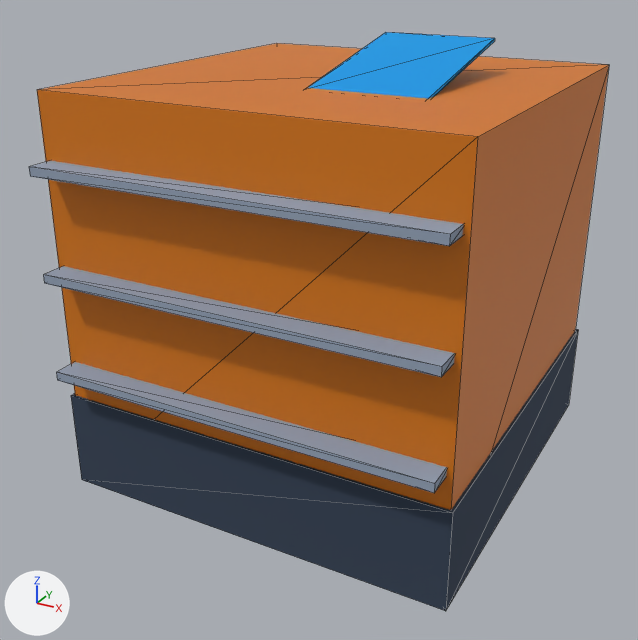
What one commit did to the glTF model public/assets/models/buildings/bld_mixed_use_01.glb.
Before and after are seen from a 50 mm lens placed at (13.7, -26.9, 18.4), pointed at (-0.2, -1.5, 5.7). Lighting does not change. The marker at lower left points along +X, +Y and +Z. The older version comes first. Mesh edges are drawn as thin lines. Where no turn or scale is listed for an object, it has been applied to the vertices. Vertices at exactly the same position are counted once.
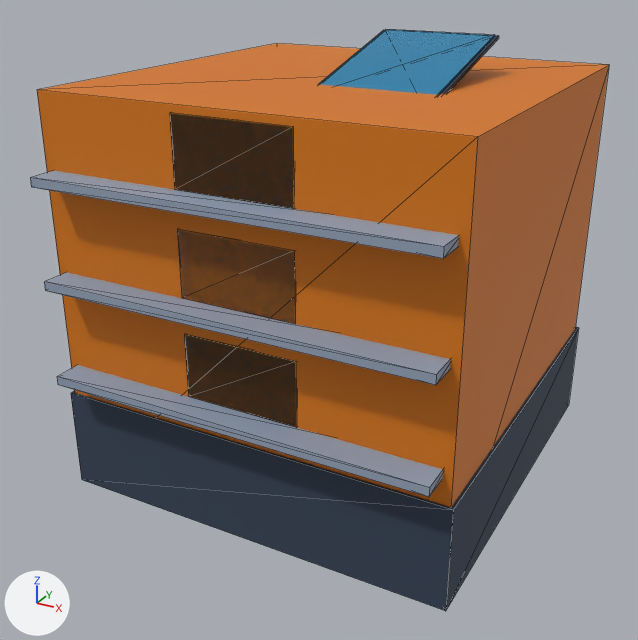
Where the newer file only moved an object's origin or applied its transform, the numbers keep the older frame.

Pixel boxes [x1, y1, x2, y2] of what changed, in the pictures (638 x 640 px):
'Mesh_1', moved
    before: [71, 329, 578, 611]
    after: [71, 327, 578, 611]
'Mesh_4', surface changed, recoloured, moved, rescaled (6% narrower, 33% taller)
    before: [29, 161, 464, 246]
    after: [44, 272, 451, 385]
'Mesh_3', recoloured, surface changed, moved, rescaled (72% narrower, 15% shorter)
    before: [43, 266, 455, 377]
    after: [184, 334, 297, 428]
'Mesh_5', recoloured, surface changed, reshaped (37% narrower, 38% taller)
    before: [308, 32, 495, 99]
    after: [177, 230, 295, 323]
'Mesh_2', surface changed, rescaled
    before: [56, 362, 447, 493]
    after: [57, 365, 443, 497]
'Mesh_6', added
    after: [30, 171, 459, 259]
'Mesh_9', added
    after: [319, 29, 495, 95]
'Mesh_7', added
    after: [170, 113, 294, 209]
'Mesh_8', added
    after: [320, 30, 499, 94]

Edits to the bpy script that builds the scene:
```text
Change mat_material_2:
    mat_material_2.roughness: 1.0 -> 0.7
Change mat_material_3:
    mat_material_3.base_color: (0.296, 0.366, 0.479) -> (0.0395, 0.509, 0.939)  # greyish blue #94a3b8 -> blue #38bdf8
    mat_material_3.roughness: 1.0 -> 0.15
    mat_material_3.metallic: 0.0 -> 0.85
    mat_material_3.alpha: 1.0 -> 0.8
Change mat_material_4:
    mat_material_4.base_color: (0.296, 0.366, 0.479) -> (0.063, 0.0908, 0.141)  # greyish blue #94a3b8 -> dark blue #475569
    mat_material_4.roughness: 1.0 -> 0.3
    mat_material_4.metallic: 0.0 -> 0.7
Change me_mesh_1:
    remove me_mesh_1.from_pydata(...)  # 8 vertices, 12 faces; spans x -7.1..7.1, y -7.1..7.1, z -1.75..1.75
    add me_mesh_1.from_pydata(...)  # 8 vertices, 12 faces; spans x -7.1..7.1, y -7.1..7.1, z -1.75..1.85
    me_mesh_1 part 1: the whole mesh is scaled about its middle by (1, 1, 1.03), then moved by (0.0, 0.0, 0.05)
Change me_mesh_2:
    remove me_mesh_2.from_pydata(...)  # 8 vertices, 12 faces; spans x -6.8..6.8, y -0.6..0.6, z -0.15..0.15
    add me_mesh_2.from_pydata(...)  # 8 vertices, 12 faces; spans x -6.7..6.7, y -0.7..0.7, z -0.15..0.15
    me_mesh_2 part 2: the whole mesh is scaled about its middle by (0.985, 1.17, 1)
Change me_mesh_3:
    remove me_mesh_3.from_pydata(...)  # 8 vertices, 12 faces; spans x -6.8..6.8, y -0.6..0.6, z -0.15..0.15
    add me_mesh_3.from_pydata(...)  # 8 vertices, 12 faces; spans x -2.0..2.0, y -0.05..0.05, z -1.1..1.1
    me_mesh_3 part 3: the whole mesh is scaled about its middle by (0.294, 0.0833, 7.33)
Change me_mesh_4:
    remove me_mesh_4.from_pydata(...)  # 8 vertices, 12 faces; spans x -6.8..6.8, y -0.6..0.6, z -0.15..0.15
    remove me_mesh_4.materials.append(mat_material_4)  # greyish blue #94a3b8
    add me_mesh_4.from_pydata(...)  # 8 vertices, 12 faces; spans x -6.7..6.7, y -0.7..0.7, z -0.15..0.15
    me_mesh_4 part 4: the whole mesh is scaled about its middle by (0.985, 1.17, 1)
    add me_mesh_4.materials.append(mat_material_2)  # greyish blue #94a3b8
Change me_mesh_5:
    remove me_mesh_5.from_pydata(...)  # 8 vertices, 12 faces; spans x -2.0..2.0, y -2.95..2.95, z -0.65..0.65
    remove me_mesh_5.materials.append(mat_material_5)  # blue #38bdf8
    add me_mesh_5.from_pydata(...)  # 8 vertices, 12 faces; spans x -4.0..0.0, y -7.0..-6.9, z -6.35..-4.15
    me_mesh_5 part 5
    me_mesh_5.vertices[0].co: (2.0, -2.95, -0.55) -> (0.0, -7.0, -4.15)  # not seen -> pixel (294, 250)
    me_mesh_5.vertices[1].co: (2.0, 2.93, 0.65) -> (0.0, -6.9, -4.15)  # pixel (494, 38) -> not seen
    me_mesh_5.vertices[2].co: (2.0, -2.93, -0.65) -> (0.0, -7.0, -6.35)  # not seen -> pixel (295, 324)
    me_mesh_5.vertices[3].co: (2.0, 2.95, 0.55) -> (0.0, -6.9, -6.35)  # pixel (494, 41) -> not seen
    me_mesh_5.vertices[4].co: (-2.0, 2.93, 0.65) -> (-4.0, -6.9, -4.15)  # pixel (385, 32) -> not seen
    me_mesh_5.vertices[5].co: (-2.0, -2.95, -0.55) -> (-4.0, -7.0, -4.15)  # not seen -> pixel (177, 229)
    me_mesh_5.vertices[6].co: (-2.0, 2.95, 0.55) -> (-4.0, -6.9, -6.35)
    me_mesh_5.vertices[7].co: (-2.0, -2.93, -0.65) -> (-4.0, -7.0, -6.35)  # not seen -> pixel (181, 298)
    add me_mesh_5.materials.append(mat_material_3)  # blue #38bdf8
Add me_mesh_9:
    me_mesh_9.from_pydata([(2.0, -2.91, -0.72), (2.0, 2.9, 0.77), (2.0, -2.9, -0.77), (2.0, 2.91, 0.72), (-2.0, 2.9, 0.77), (-2.0, -2.91, -0.72), (-2.0, 2.91, 0.72), (-2.0, -2.9, -0.77)], [], [(0, 2, 1), (2, 3, 1), (4, 6, 5), (6, 7, 5), (4, 5, 1), (5, 0, 1), (7, 6, 2), (6, 3, 2), (5, 7, 0), (7, 2, 0), (1, 3, 4), (3, 6, 4)])
    me_mesh_9.materials.append(mat_material_3)  # blue #38bdf8
Add me_mesh_8:
    me_mesh_8.from_pydata([(2.1, -3.02, -0.72), (2.1, 2.99, 0.82), (2.1, -2.99, -0.82), (2.1, 3.02, 0.72), (-2.1, 2.99, 0.82), (-2.1, -3.02, -0.72), (-2.1, 3.02, 0.72), (-2.1, -2.99, -0.82)], [], [(0, 2, 1), (2, 3, 1), (4, 6, 5), (6, 7, 5), (4, 5, 1), (5, 0, 1), (7, 6, 2), (6, 3, 2), (5, 7, 0), (7, 2, 0), (1, 3, 4), (3, 6, 4)])
    me_mesh_8.materials.append(mat_material_4)  # dark blue #475569
Change ob_mesh_2:
    ob_mesh_2.location: (0.0, -7.3, 4.7) -> (0.0, -7.3, 4.6)
Change ob_mesh_3:
    ob_mesh_3.location: (0.0, -7.3, 8.2) -> (0.0, -6.95, 5.85)
Change ob_mesh_4:
    ob_mesh_4.location: (0.0, -7.3, 11.7) -> (0.0, -7.3, 8.0)
Add ob_mesh_9:
    ob_mesh_9 = bpy.data.objects.new('Mesh_9', me_mesh_9)
    ob_mesh_9.location = (2.0, 0.0, 14.48)
Add ob_mesh_8:
    ob_mesh_8 = bpy.data.objects.new('Mesh_8', me_mesh_8)
    ob_mesh_8.location = (2.0, 0.0, 14.4)
Add ob_mesh_7:
    ob_mesh_7 = bpy.data.objects.new('Mesh_7', me_mesh_7)  # a box spanning x -2.0..2.0, y -0.05..0.05, z -1.1..1.1; in mat_material_3 (blue #38bdf8)
    ob_mesh_7.location = (0.0, -6.95, 12.65)
Add ob_mesh_6:
    ob_mesh_6 = bpy.data.objects.new('Mesh_6', me_mesh_6)  # a box spanning x -6.7..6.7, y -0.7..0.7, z -0.15..0.15; in mat_material_2 (greyish blue #94a3b8)
    ob_mesh_6.location = (0.0, -7.3, 11.4)
```
